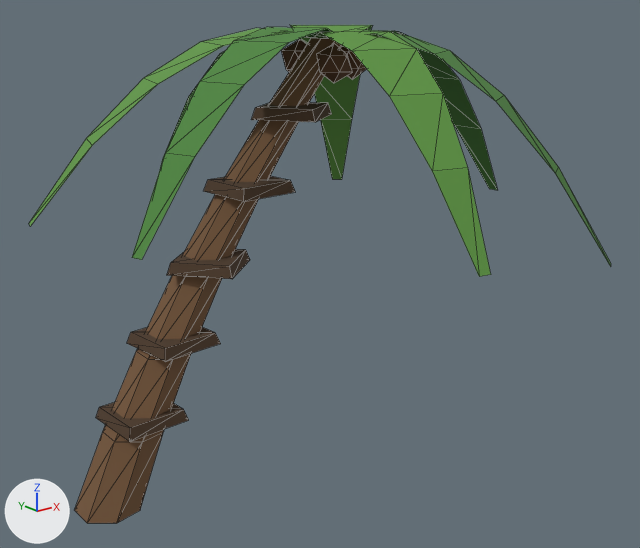
What one commit did to the glTF model assets/models/kits/palm_lean_a.glb.
The view is the same before and after, from a 50 mm lens placed at (-4.05, -9.32, 6.13), pointed at (3.53, 0.16, 2.33). Every picture has the same lights, and +X, +Y and +Z are marked at lower left. The older version comes first. Mesh edges are drawn as thin lines. Vertices at exactly the same position are counted once.

The first picture shows 'palm_lean_a'.
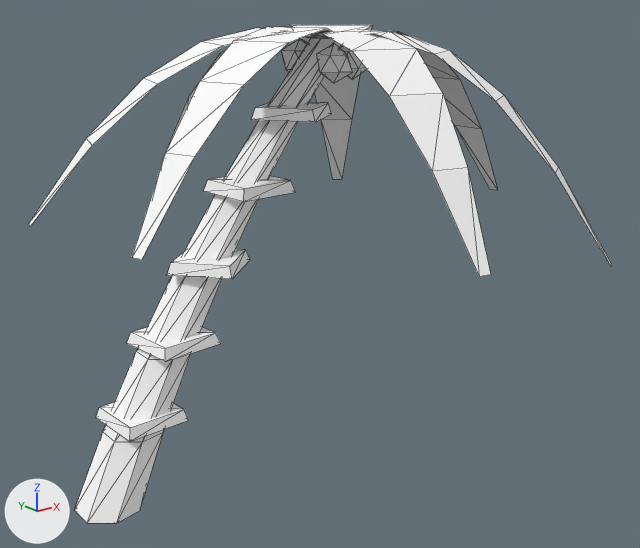
Changed parts and their boxes (x1, y1, x2, y2) in the pictures (640 x 548 px; the box of a moved part takes in the faces that stretch with it):
```json
{"object": "palm_lean_a", "change": "reshaped, recoloured", "before": [29, 25, 611, 523], "after": [29, 25, 611, 523], "on screen": "lighter"}
{"part": 1, "of": "me_palm_lean_a", "change": "moved or reshaped", "before": [29, 25, 611, 276], "after": [29, 25, 611, 276]}
{"part": 2, "of": "me_palm_lean_a", "change": "recoloured", "before": [75, 38, 342, 523], "after": [75, 38, 342, 523], "on screen": "brown to white"}
{"part": 3, "of": "me_palm_lean_a", "change": "recoloured", "before": [96, 102, 332, 441], "after": [96, 102, 332, 441]}
{"part": 4, "of": "me_palm_lean_a", "change": "recoloured", "before": [132, 27, 611, 267], "after": [29, 25, 498, 226]}
{"part": 5, "of": "me_palm_lean_a", "change": "recoloured", "before": [29, 25, 491, 276], "after": [132, 27, 611, 276], "on screen": "green to white"}
{"part": 6, "of": "me_palm_lean_a", "change": "recoloured", "before": [281, 39, 366, 83], "after": [281, 39, 366, 83], "on screen": "brown to white"}
```

The change, as JSON lines over the scene's bpy script:
```json
{"op": "add", "block": "mat_m_beach_kit_atlas", "code": ["mat_m_beach_kit_atlas = principled_material('M_beach_kit_atlas')", "mat_m_beach_kit_atlas.base_color = (1.0, 1.0, 1.0)  # white #ffffff", "mat_m_beach_kit_atlas.roughness = 0.92"]}
{"block": "me_palm_lean_a", "where": "me_palm_lean_a.from_pydata(...)  # 209 vertices, 284 faces; spans x -0.38..7.19, y -3.32..4.28, z 0.0..5.75"}
{"block": "me_palm_lean_a", "where": "# used by ob_palm_lean_a; location = (0.0, 0.0, 0.0)"}
{"block": "me_palm_lean_a", "change": "me_palm_lean_a part 1: 72 of 209 vertices moved; they spanned x -0.17..6.66, y -3.32..4.28, z 2.21..5.75 and now span x -0.17..6.66, y -3.32..4.28, z 2.21..5.75; mean shift (0.0, 0.0, 0.0); largest move (6.66, 3.41, 2.81) -> (0.1, -0.88, 3.44)"}
{"block": "me_palm_lean_a", "change": "me_palm_lean_a part 2: all 94 faces that had it switch from mat_trunk (brown #735438) to mat_m_beach_kit_atlas (white #ffffff)"}
{"block": "me_palm_lean_a", "change": "me_palm_lean_a part 3: all 60 faces that had it switch from mat_trunk_dark (brown #4f3b29) to mat_m_beach_kit_atlas (white #ffffff)"}
{"block": "me_palm_lean_a", "change": "me_palm_lean_a part 4: all 40 faces that had it switch from mat_leaf_mid (green #4c853d) to mat_m_beach_kit_atlas (white #ffffff)"}
{"block": "me_palm_lean_a", "change": "me_palm_lean_a part 5: all 30 faces that had it switch from mat_frond (green #5e9642) to mat_m_beach_kit_atlas (white #ffffff)"}
{"block": "me_palm_lean_a", "change": "me_palm_lean_a part 6: all 60 faces that had it switch from mat_coconut (brown #61422b) to mat_m_beach_kit_atlas (white #ffffff)"}
```
